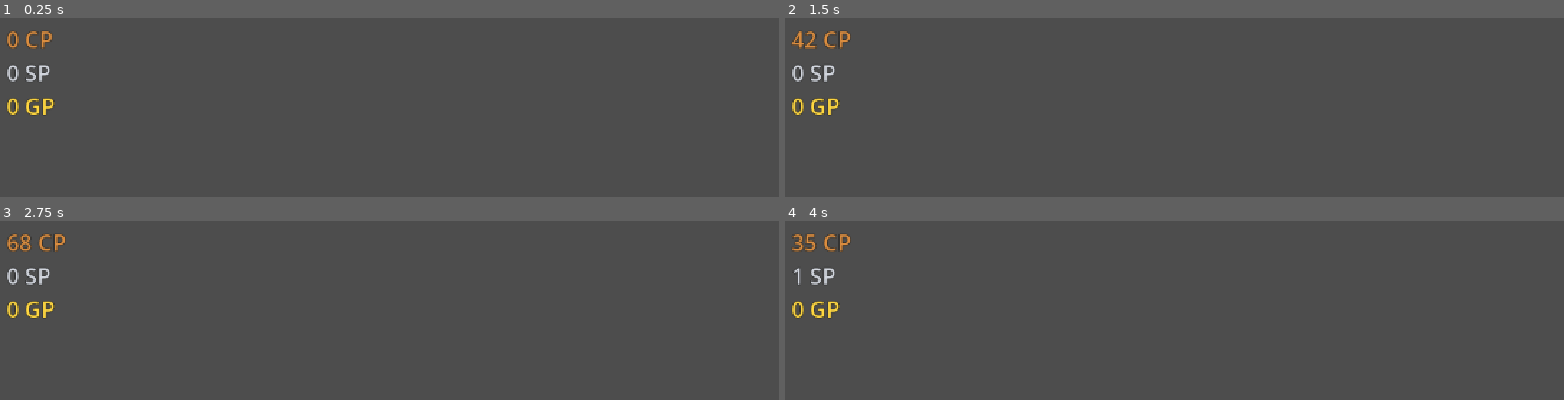
Above: before the commit, frames 1-4 (two rows, left to right).
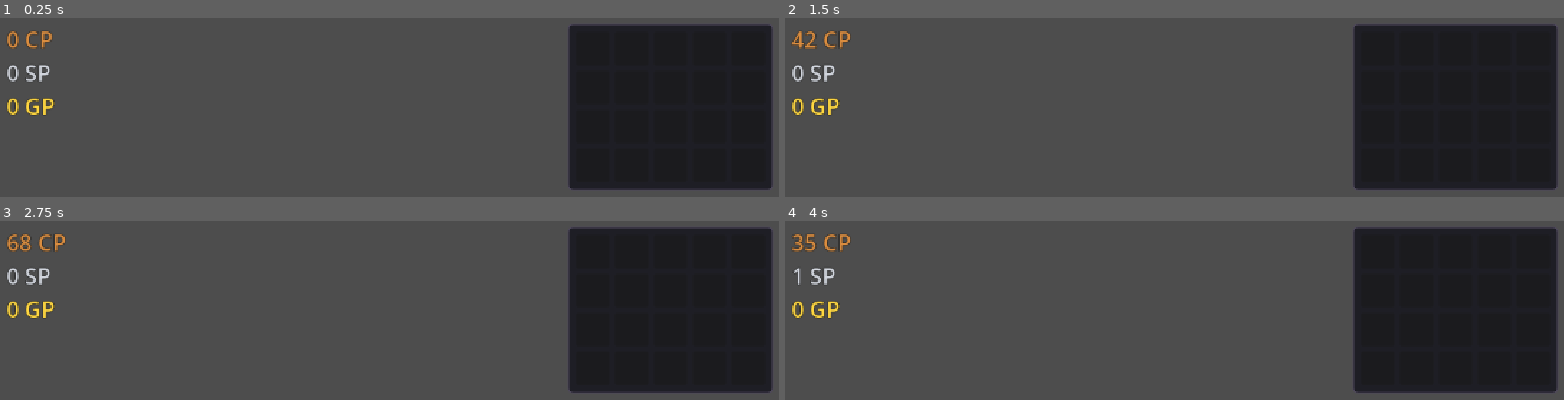
Above: after the commit, the same moments.

Repository: Aranha246/project-idle-fantasy
Game: Godot game, scene res://scenes/Main.tscn
Two runs of this game, one before a commit and one after it. Both use one fixed random seed, a clock stepped at 60 frames per second and the inputs below.
Inputs:
- Up to frame 1 (0.25 s): no input
- Up to frame 2 (1.5 s): tap Enter at 0.5 s; tap Space at 1.25 s
- Up to frame 3 (2.75 s): tap Enter at 2 s
- Up to frame 4 (4 s): tap Space at 2.75 s; tap Enter at 3.5 s

The runs differ from the first frame. In frame 1, 24% of the frame differs, in the area x 72-100%, y 3-97%; in frame 2, 24%; in frame 3, 24%; in frame 4, 24%.

Commit message:
feat: implement inventory UI grid and item data resources

Diff:
--- a/scenes/Main.tscn
+++ b/scenes/Main.tscn
@@ -1,7 +1,6 @@
-[gd_scene format=3 uid="uid://ca32wh2upnmpy"]
+[gd_scene load_steps=2 format=3 uid="uid://ca32wh2upnmpy"]
 
-[ext_resource type="PackedScene" path="res://scenes/ui/HUD.tscn" id="1_elqb8"]
+[ext_resource type="Script" path="res://scripts/Main.gd" id="1_main"]
 
-[node name="Main" type="Node2D" unique_id=1970076969]
-
-[node name="HUD" parent="." unique_id=583056936 instance=ExtResource("1_elqb8")]
+[node name="Main" type="Node2D"]
+script = ExtResource("1_main")
--- /dev/null
+++ b/scenes/ui/InventoryUI.tscn
@@ -0,0 +1,38 @@
+[gd_scene load_steps=3 format=3]
+
+[ext_resource type="Script" path="res://scripts/ui/InventoryUI.gd" id="1_inv"]
+
+[sub_resource type="StyleBoxFlat" id="StyleBoxFlat_panel"]
+content_margin_left = 12.0
+content_margin_top = 12.0
+content_margin_right = 12.0
+content_margin_bottom = 12.0
+bg_color = Color(0.0901961, 0.0901961, 0.121569, 0.858824)
+border_width_left = 2
+border_width_top = 2
+border_width_right = 2
+border_width_bottom = 2
+border_color = Color(0.301961, 0.278431, 0.352941, 1)
+corner_radius_top_left = 6
+corner_radius_top_right = 6
+corner_radius_bottom_right = 6
+corner_radius_bottom_left = 6
+
+[node name="InventoryUI" type="PanelContainer"]
+anchors_preset = 1
+anchor_left = 1.0
+anchor_right = 1.0
+offset_left = -320.0
+offset_top = 24.0
+offset_right = -24.0
+offset_bottom = 264.0
+grow_horizontal = 0
+theme_override_styles/panel = SubResource("StyleBoxFlat_panel")
+script = ExtResource("1_inv")
+
+[node name="InventoryGrid" type="GridContainer" parent="."]
+unique_name_in_owner = true
+layout_mode = 2
+theme_override_constants/h_separation = 8
+theme_override_constants/v_separation = 8
+columns = 5
--- /dev/null
+++ b/scripts/Main.gd
@@ -0,0 +1,56 @@
+extends Node2D
+## Root scene controller.
+##
+## Mounts every UI scene on its own CanvasLayer so the interface renders above
+## the game world, stays fixed on screen and is unaffected by any Camera2D.
+## Scenes are loaded defensively: a missing or broken file logs an error and is
+## skipped instead of crashing the game.
+
+## UI scenes to mount, in draw order (later entries render on top).
+const UI_SCENES: Array[String] = [
+	"res://scenes/ui/HUD.tscn",
+	"res://scenes/ui/InventoryUI.tscn",
+]
+
+## CanvasLayer level used to host UI scenes that are not one already.
+const UI_LAYER: int = 1
+
+
+func _ready() -> void:
+	for scene_path: String in UI_SCENES:
+		_mount_ui_scene(scene_path)
+
+
+## Loads `scene_path` and mounts it under a screen-fixed CanvasLayer.
+func _mount_ui_scene(scene_path: String) -> void:
+	var instance: Node = _instantiate_scene(scene_path)
+	if instance == null:
+		return
+
+	# Scenes that are already a CanvasLayer host themselves.
+	if instance is CanvasLayer:
+		add_child(instance)
+		return
+
+	var ui_layer: CanvasLayer = CanvasLayer.new()
+	ui_layer.name = "%sLayer" % instance.name
+	ui_layer.layer = UI_LAYER
+	add_child(ui_layer)
+	ui_layer.add_child(instance)
+
+
+## Validates and instantiates `scene_path`, returning null (with an error
+## logged) when the resource is missing or cannot be turned into a node.
+func _instantiate_scene(scene_path: String) -> Node:
+	if not ResourceLoader.exists(scene_path):
+		push_error("Main: UI scene not found at '%s'." % scene_path)
+		return null
+	var packed_scene: PackedScene = load(scene_path) as PackedScene
+	if packed_scene == null:
+		push_error("Main: '%s' is not a valid PackedScene." % scene_path)
+		return null
+	var instance: Node = packed_scene.instantiate()
+	if instance == null:
+		push_error("Main: failed to instantiate '%s'." % scene_path)
+		return null
+	return instance
--- a/scripts/core/InventoryManager.gd
+++ b/scripts/core/InventoryManager.gd
@@ -14,6 +14,11 @@
 	_slots.resize(MAX_CAPACITY)
 
 
+## Read-only view of the current slots; an empty slot is `null`.
+func get_slots() -> Array[ItemData]:
+	return _slots.duplicate()
+
+
 ## Places `item` in the first empty slot and returns whether it succeeded.
 ## Returns `false` for a null item or when the inventory is full.
 func add_item(item: ItemData) -> bool:
--- /dev/null
+++ b/scripts/ui/InventoryUI.gd
@@ -0,0 +1,56 @@
+extends PanelContainer
+## Inventory panel: builds a fixed grid of item slots and refreshes it whenever
+## the global `SignalBus.inventory_updated` signal fires.
+
+const SLOT_COUNT: int = 20
+const SLOT_SIZE: float = 48.0
+const SLOT_ICON_MARGIN: float = 4.0
+
+@onready var _grid: GridContainer = %InventoryGrid
+
+var _slot_icons: Array[TextureRect] = []
+
+
+func _ready() -> void:
+	SignalBus.inventory_updated.connect(_on_inventory_updated)
+	_build_slots()
+	_refresh_slots()
+
+
+func _build_slots() -> void:
+	for i: int in SLOT_COUNT:
+		var slot: Panel = Panel.new()
+		slot.custom_minimum_size = Vector2(SLOT_SIZE, SLOT_SIZE)
+
+		var icon: TextureRect = TextureRect.new()
+		icon.set_anchors_preset(Control.PRESET_FULL_RECT)
+		icon.offset_left = SLOT_ICON_MARGIN
+		icon.offset_top = SLOT_ICON_MARGIN
+		icon.offset_right = -SLOT_ICON_MARGIN
+		icon.offset_bottom = -SLOT_ICON_MARGIN
+		icon.expand_mode = TextureRect.EXPAND_IGNORE_SIZE
+		icon.stretch_mode = TextureRect.STRETCH_KEEP_ASPECT_CENTERED
+		icon.mouse_filter = Control.MOUSE_FILTER_IGNORE
+
+		slot.add_child(icon)
+		_grid.add_child(slot)
+		_slot_icons.append(icon)
+
+
+func _on_inventory_updated() -> void:
+	_refresh_slots()
+
+
+func _refresh_slots() -> void:
+	var items: Array[ItemData] = InventoryManager.get_slots()
+	for i: int in _slot_icons.size():
+		var icon: TextureRect = _slot_icons[i]
+		var item: ItemData = null
+		if i < items.size():
+			item = items[i]
+		if item != null:
+			icon.texture = item.item_icon
+			icon.tooltip_text = item.item_name
+		else:
+			icon.texture = null
+			icon.tooltip_text = ""
Not shown, added: scripts/Main.gd.uid
Not shown, added: scripts/ui/InventoryUI.gd.uid
